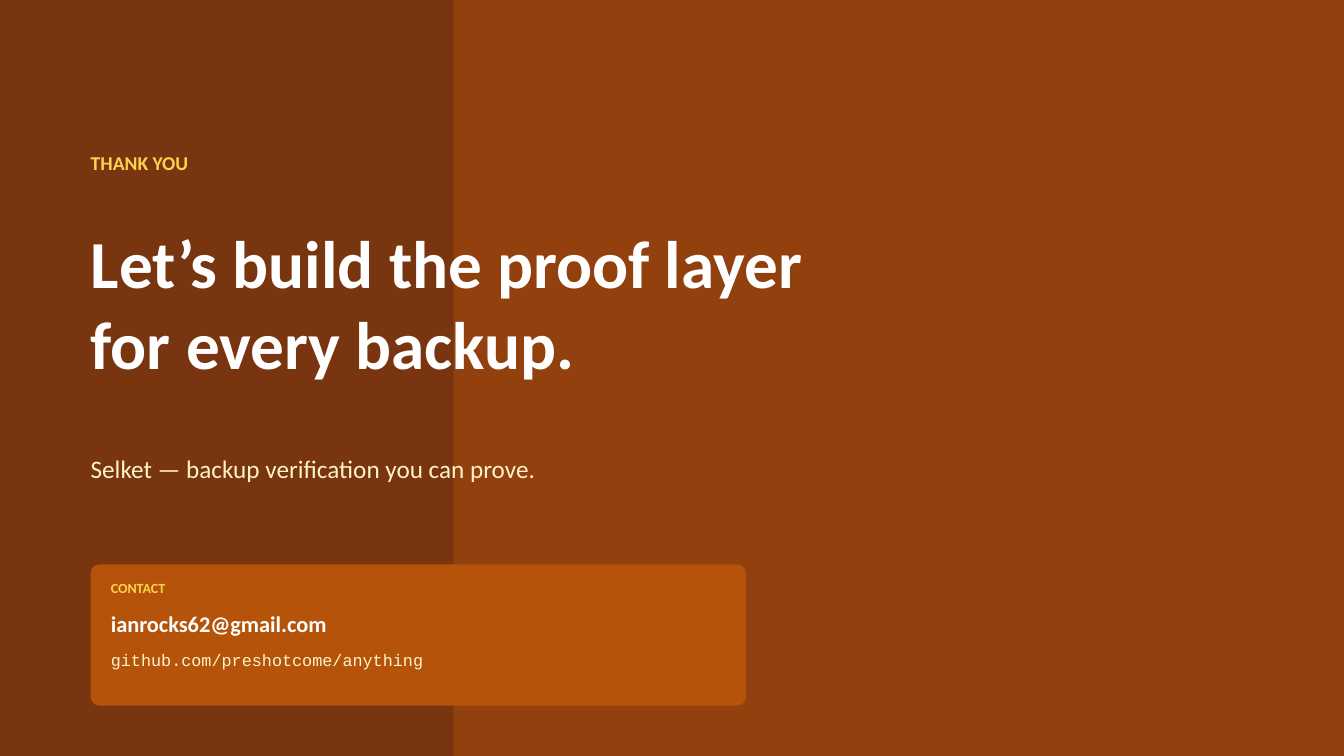
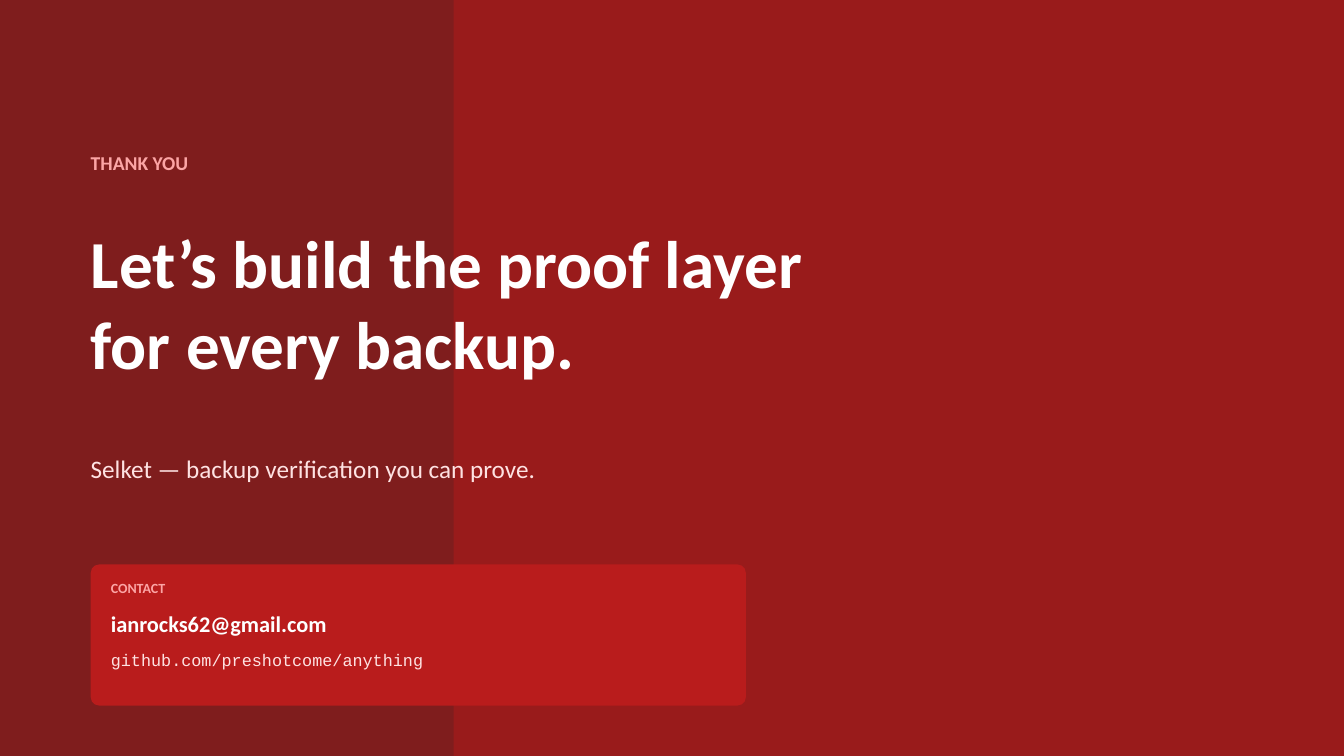
Before and after one commit to PreShotCome/Dokas, a slide deck: slide 11 of docs/presentations/Selket_Investor_Deck.pptx. Drawn at 1344x756 pixels with LibreOffice and Linux fonts; fonts in the diff are those of the drawing. Boxes give left, top, right and bottom in pixels: in the first picture for what was removed or moved away, otherwise in the second. Text is boxed around its words. In the diff, an @@ line names an element or a change of style, - is before the commit and + after.

```diff
--- a/docs/presentations/Selket_Investor_Deck.pptx
+++ b/docs/presentations/Selket_Investor_Deck.pptx
@@ rectangle at bbox=[0, 0, 1344, 756]: fill #78350F to #7F1D1D @@
@@ rectangle at bbox=[454, 0, 1344, 756]: fill #92400E to #991B1B @@
@@ text "THANK YOU" at bbox=[91, 157, 189, 170]: text colour #FCD34D to #FCA5A5 @@
@@ text "Selket — backup verification you ..." at bbox=[91, 460, 535, 482]: text colour #FEF3C7 to #FEE2E2 @@
@@ rounded rectangle at bbox=[91, 565, 746, 706]: fill #B45309 to #B91C1C @@
@@ text "CONTACT" at bbox=[111, 584, 165, 593]: text colour #FCD34D to #FCA5A5 @@
@@ text "github.com/preshotcome/anything" at bbox=[111, 654, 423, 670]: text colour #FEF3C7 to #FEE2E2 @@
```
Also in this commit, not shown: 10 other slides changed, 10 other files.
